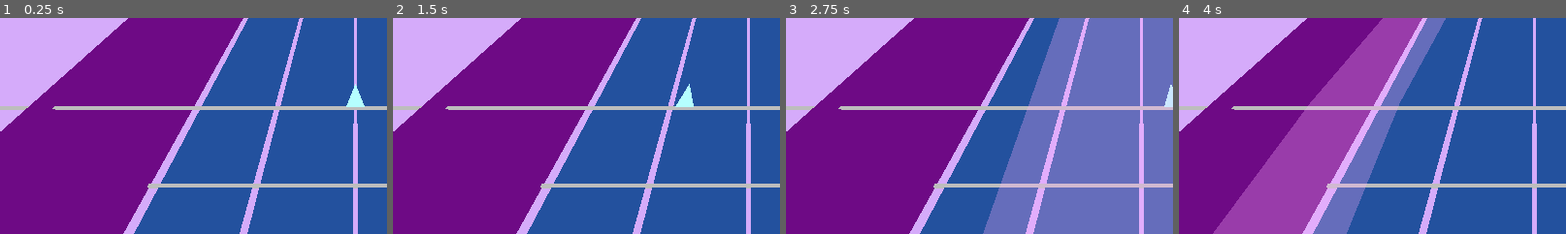
Above: before the commit, frames 1-4 (left to right).
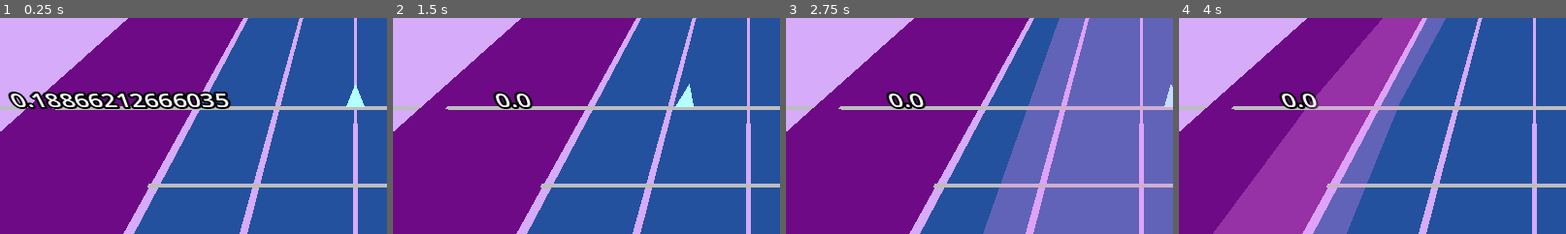
Above: after the commit, the same moments.

Repository: ZeroAd-06/AnteFalsus
Game: Godot game, scene res://Scenes/game_main.tscn
The game is run twice, just before and just after one commit, with the same random seed, the same clock (stepped at 60 frames per second) and the same inputs. Sound files missing from this copy of the repository are replaced by a short silence.
Inputs (mouse positions are % of the whole screen's width and height, from its top left):
- Up to frame 1 (0.25 s): no input
- Up to frame 2 (1.5 s): move the mouse to (55, 49) at 0.52 s; move the mouse to (45, 50) at 1.27 s
- Up to frame 3 (2.75 s): move the mouse to (52, 48) at 2.02 s
- Up to frame 4 (4 s): move the mouse to (49, 51) at 2.77 s; move the mouse to (57, 51) at 3.52 s
The pictures show only the part of the screen within x 4-54%, y 50-100%; the shares and areas given below are measured in that part.

The runs differ from the first frame. In frame 1, 4.1% of the frame differs, in the area x 2-60%, y 34-43%; in frame 2, 0.6%; in frame 3, 0.6%; in frame 4, 0.6%.

Commit message:
improve virual

Diff:
--- a/Scenes/game_main.tscn
+++ b/Scenes/game_main.tscn
@@ -7,6 +7,7 @@
 [ext_resource type="AudioStream" uid="uid://cm8p14bmeocuo" path="res://Charts/Sayonara.noc/Sayonara-Hatsukoi.mp3" id="5_ek0ft"]
 [ext_resource type="Script" uid="uid://c7jxwjv8m1aih" path="res://Scripts/score_display.gd" id="6_blpvf"]
 [ext_resource type="PackedScene" uid="uid://bg67a4jkycqkk" path="res://Scenes/sky_cursor.tscn" id="7_12ds4"]
+[ext_resource type="Script" uid="uid://cb6ok5i7tsmcd" path="res://Scripts/time_display.gd" id="8_ikmlx"]
 
 [sub_resource type="Environment" id="Environment_7ldut"]
 background_mode = 1
@@ -94,3 +95,9 @@
 
 [node name="SkyCursor" parent="." instance=ExtResource("7_12ds4")]
 transform = Transform3D(1, 0, 0, 0, 1, 0, 0, 0, 1, 0, 0.645, -0.5)
+
+[node name="TimeDisplay" type="Label3D" parent="."]
+transform = Transform3D(1, 0, 0, 0, 1, 0, 0, 0, 1, -2.2974324, 1.0551133, -0.1547594)
+pixel_size = 0.0075
+text = "1111111111"
+script = ExtResource("8_ikmlx")
--- a/Scripts/arc_note.gd
+++ b/Scripts/arc_note.gd
@@ -64,10 +64,16 @@
 	mesh_instance.mesh = array_mesh
 
 	var mat = StandardMaterial3D.new()
-	mat.albedo_color = Color(1.0, 0.5, 1.0, 0.3)
+	mat.albedo_color = Color(0.7, 0.4, 0.7, 0.3)
 	mat.transparency = StandardMaterial3D.TRANSPARENCY_ALPHA
+	mat.cull_mode = BaseMaterial3D.CULL_DISABLED
 	mesh_instance.material_override = mat
-	mat.cull_mode = BaseMaterial3D.CULL_DISABLED
+
+func change_mesh_color(color):
+	var mat = mesh_instance.material_override
+	mat.albedo_color = color
+	mesh_instance.material_override = mat
+
 
 # 根据歌曲时间，计算出当前光标应该在的左右边界
 func get_boundaries_at_time(time: float) -> Vector2:
--- a/Scripts/game_main.gd
+++ b/Scripts/game_main.gd
@@ -134,7 +134,7 @@
 	# 00:12 - 00:22 (构建) - 快速收缩，制造紧张感
 	[15.0, 21.8, [
 		[15.0, -3.6, 3.6, "linear"], [18.0, -2.5, 2.5, "linear"],
-		[20.0, -0.5, 0.5, "linear"], [21.8, 0.0, 0.0, "linear"] # 最终汇聚于一点
+		[20.0, -0.5, 0.5, "linear"], [21.8, -0.5, 0.5, "linear"]
 	]],
 	# 00:22 - 00:44 (副歌 1) - 狂野的Z字形移动和宽度变化
 	[22.8, 43.5, [
@@ -311,9 +311,10 @@
 				# 可以在这里持续加分
 				scores += (100000000.0 / 723.0 * delta) # 假设一秒60帧，分数均摊
 				score_display.scores = int(scores)
+				currently_active_arc.change_mesh_color(Color(1.0, 0.5, 1.0, 0.3))
 			else:
 				# 在区间外
-				pass
+				currently_active_arc.change_mesh_color(Color(1.0, 0, 0, 0.3))
 	# --- Slide Note 判定逻辑 ---
 	# 1. 检查是否有新的 Slide Note 进入判定窗口
 	if active_slide_note == null:
--- /dev/null
+++ b/Scripts/time_display.gd
@@ -0,0 +1,11 @@
+extends Label3D
+
+
+# Called when the node enters the scene tree for the first time.
+func _ready() -> void:
+	pass # Replace with function body.
+
+
+# Called every frame. 'delta' is the elapsed time since the previous frame.
+func _process(delta: float) -> void:
+	self.text =str(get_parent().song_position_sec)
--- a/project.godot
+++ b/project.godot
@@ -15,35 +15,39 @@
 config/features=PackedStringArray("4.5", "Forward Plus")
 config/icon="res://icon.svg"
 
+[editor]
+
+movie_writer/movie_file="C:/Users/10067/Videos/output.avi"
+
 [input]
 
 ground_track_0_press={
 "deadzone": 0.2,
-"events": [Object(InputEventKey,"resource_local_to_scene":fa …(140 unchanged characters)… d":false,"keycode":0,"physical_keycode":83,"key_label":0,"unicode":115,"location":0,"echo":false,"script":null)
+"events": [Object(InputEventKey,"resource_local_to_scene":fa …(140 unchanged characters)… d":false,"keycode":0,"physical_keycode":4194325,"key_label":0,"unicode":0,"location":0,"echo":false,"script":null)
 ]
 }
 ground_track_1_press={
 "deadzone": 0.2,
-"events": [Object(InputEventKey,"resource_local_to_scene":fa …(141 unchanged characters)… ":false,"keycode":0,"physical_keycode":68,"key_label":0,"unicode":100,"location":0,"echo":false,"script":null)
+"events": [Object(InputEventKey,"resource_local_to_scene":fa …(141 unchanged characters)… ":false,"keycode":0,"physical_keycode":65,"key_label":0,"unicode":97,"location":0,"echo":false,"script":null)
 ]
 }
 ground_track_2_press={
 "deadzone": 0.2,
-"events": [Object(InputEventKey,"resource_local_to_scene":fa …(140 unchanged characters)… d":false,"keycode":0,"physical_keycode":70,"key_label":0,"unicode":102,"location":0,"echo":false,"script":null)
+"events": [Object(InputEventKey,"resource_local_to_scene":fa …(140 unchanged characters)… d":false,"keycode":0,"physical_keycode":83,"key_label":0,"unicode":115,"location":0,"echo":false,"script":null)
 ]
 }
 ground_track_3_press={
 "deadzone": 0.2,
-"events": [Object(InputEventKey,"resource_local_to_scene":fa …(140 unchanged characters)… d":false,"keycode":0,"physical_keycode":74,"key_label":0,"unicode":106,"location":0,"echo":false,"script":null)
+"events": [Object(InputEventKey,"resource_local_to_scene":fa …(140 unchanged characters)… d":false,"keycode":0,"physical_keycode":68,"key_label":0,"unicode":100,"location":0,"echo":false,"script":null)
 ]
 }
 ground_track_4_press={
 "deadzone": 0.2,
-"events": [Object(InputEventKey,"resource_local_to_scene":fa …(141 unchanged characters)… ":false,"keycode":0,"physical_keycode":75,"key_label":0,"unicode":107,"location":0,"echo":false,"script":null)
+"events": [Object(InputEventKey,"resource_local_to_scene":fa …(141 unchanged characters)… ":false,"keycode":0,"physical_keycode":70,"key_label":0,"unicode":102,"location":0,"echo":false,"script":null)
 ]
 }
 ground_track_5_press={
 "deadzone": 0.2,
-"events": [Object(InputEventKey,"resource_local_to_scene":fa …(140 unchanged characters)… d":false,"keycode":0,"physical_keycode":76,"key_label":0,"unicode":108,"location":0,"echo":false,"script":null)
+"events": [Object(InputEventKey,"resource_local_to_scene":fa …(140 unchanged characters)… d":false,"keycode":0,"physical_keycode":32,"key_label":0,"unicode":32,"location":0,"echo":false,"script":null)
 ]
 }
Not shown: 1 places in Scenes/game_main.tscn that only renumber resources
Not shown, added: Scripts/time_display.gd.uid
Not shown, changed: export_presets.cfg
Not shown, changed: .gitignore
